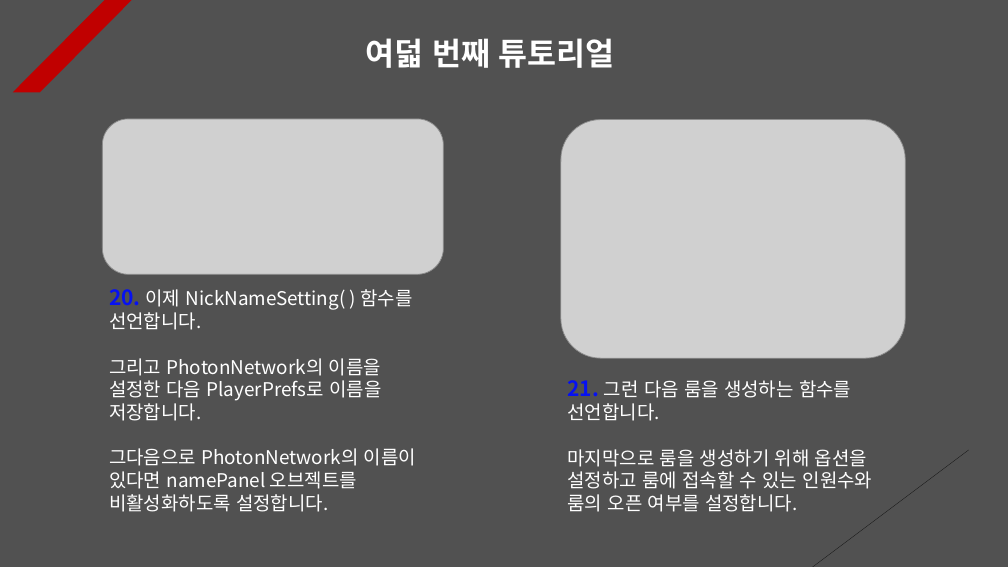
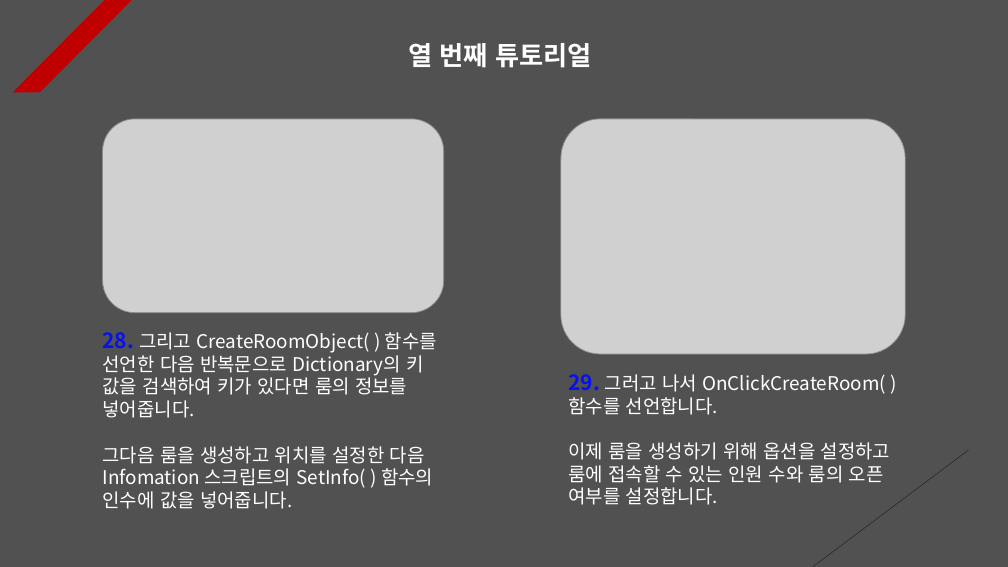
Before and after one commit to Unity2033/3D-UnityEngine, a slide deck: slide 10 of Assets/Class/Photon Server/PPT Data/Photon Room.pptx (slide 8 before the commit). Drawn at 1008x567 pixels with LibreOffice and Linux fonts; fonts in the diff are those of the drawing; grey boxes stand for pictures. Boxes give left, top, right and bottom in pixels: in the first picture for what was removed or moved away, otherwise in the second. Text is boxed around its words. In the diff, an @@ line names an element or a change of style, - is before the commit and + after.

Commit message:
Photon Server PPT Data Update
- Create room object using resource
  load

```diff
--- a/Assets/Class/Photon Server/PPT Data/Photon Room.pptx
+++ b/Assets/Class/Photon Server/PPT Data/Photon Room.pptx
@@ text at (408, 43, 591, 68): text changed; size 30 to 25 pt @@
-여덟 번째 튜토리얼
+열 번째 튜토리얼
@@ picture: place and size @@
-picture at (102, 119, 443, 274)
+picture at (103, 119, 444, 312)
@@ picture: place and size @@
-picture at (561, 119, 906, 358)
+picture at (561, 119, 905, 354)
@@ text removed at (109, 289, 416, 512) @@
-20. 이제 NickNameSetting( ) 함수를 선언합니다.
-그리고 PhotonNetwork의 이름을 설정한 다음 PlayerPrefs로 이름을 저장합니다.
-그다음으로 PhotonNetwork의 이름이 있다면 namePanel 오브젝트를 비활성화하도록 설정합니다.
@@ text added at (103, 332, 437, 509), 18 pt, text #FFFFFF @@
+28. 그리고 CreateRoomObject( ) 함수를 선언한 다음 반복문으로 Dictionary의 키 값을 검색하여 키가 있다면 룸의 정보를 넣어줍니다.
+그다음 룸을 생성하고 위치를 설정한 다음 Infomation 스크립트의 SetInfo( ) 함수의 인수에 값을 넣어줍니다.
@@ text at (568, 374, 891, 505): text changed @@
-21. 그런 다음 룸을 생성하는 함수를 선언합니다.
-마지막으로 룸을 생성하기 위해 옵션을 설정하고 룸에 접속할 수 있는 인원수와 룸의 오픈 여부를 설정합니다.
+29. 그러고 나서 OnClickCreateRoom( ) 함수를 선언합니다.
+이제 룸을 생성하기 위해 옵션을 설정하고 룸에 접속할 수 있는 인원 수와 룸의 오픈 여부를 설정합니다.
```
Also in this commit, not shown: 7 other slides changed, 5 slides added, 3 slides removed, 8 other files.
